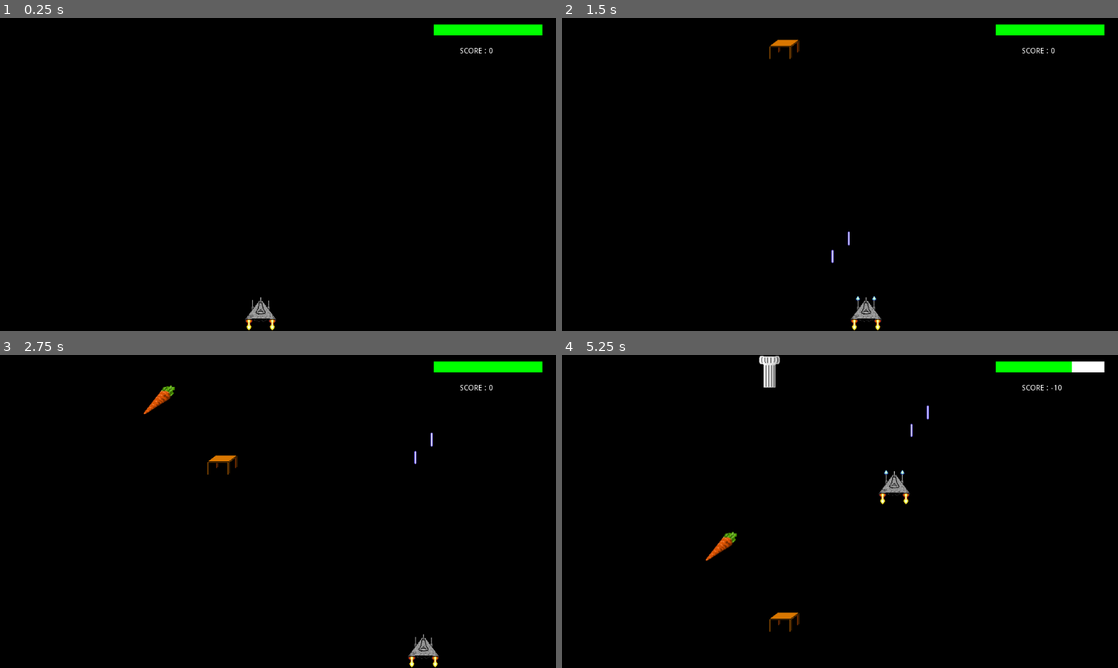
Above: before the commit, frames 1-4 (two rows, left to right).
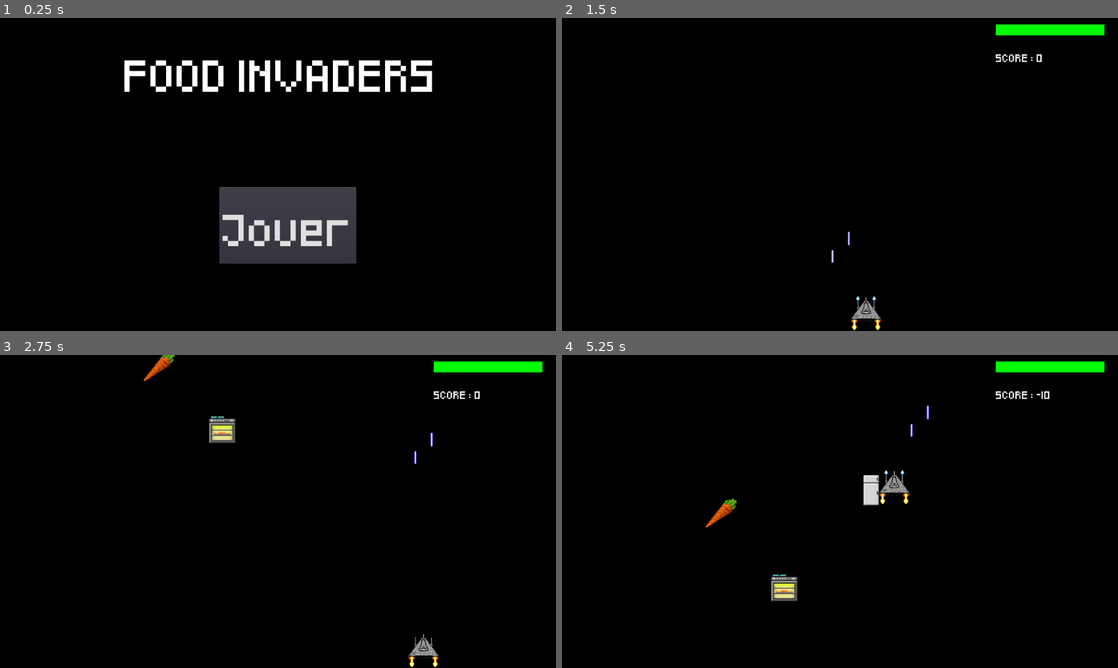
Above: after the commit, the same moments.

Repository: CreaJeu/FoodInvaders
Game: Godot game, scene res://SpaceInvadersLike.tscn
The game is run twice, just before and just after one commit, with the same random seed, the same clock (stepped at 60 frames per second) and the same inputs.
Inputs (mouse positions are in pixels of both pictures, inside the frame that each line leads up to):
- Up to frame 1 (0.25 s): no input
- Up to frame 2 (1.5 s): click (851, 224) at 0.5 s, where only the run after the commit has a clickable "Jouer"; hold Right (ui_right) from 1.28 s (still down); tap Space (custom_fire) at 1.35 s
- Up to frame 3 (2.75 s): release Right (ui_right) at 2.03 s; hold Down (ui_down) from 2.03 s (still down); tap Space (custom_fire) at 2.1 s
- Up to frame 4 (5.25 s): release Down (ui_down) at 2.78 s; hold Right (ui_right) 2.78-3.53 s; tap Space (custom_fire) every 0.75 s from 2.85 to 5.1 s; hold Up (ui_up) 3.53-4.28 s; hold Left (ui_left) from 4.28 s (still down)

The runs differ from the first frame. In frame 1, 9.7% of the frame differs, in the area x 22-98%, y 2-100%; in frame 2, 0.3%; in frame 3, 1.1%; in frame 4, 1.9%.

Commit message:
Add bonus, enemies, start & game over screen

Diff:
--- /dev/null
+++ b/CandyCaneEnemy.tscn
@@ -0,0 +1,21 @@
+[gd_scene load_steps=4 format=2]
+
+[ext_resource path="res://assets/sprites/Mauvaise bouffe/candy_cane.png" type="Texture" id=1]
+[ext_resource path="res://Enemy.gd" type="Script" id=2]
+
+[sub_resource type="RectangleShape2D" id=1]
+extents = Vector2( 25, 25 )
+
+[node name="CandyCaneEnemy" type="Node2D"]
+script = ExtResource( 2 )
+__meta__ = {
+"_edit_group_": true
+}
+
+[node name="Sprite" type="Sprite" parent="."]
+texture = ExtResource( 1 )
+
+[node name="Area2D" type="Area2D" parent="."]
+
+[node name="CollisionShape2D" type="CollisionShape2D" parent="Area2D"]
+shape = SubResource( 1 )
--- /dev/null
+++ b/CandyEnemy.tscn
@@ -0,0 +1,22 @@
+[gd_scene load_steps=4 format=2]
+
+[ext_resource path="res://assets/sprites/Mauvaise bouffe/candy.png" type="Texture" id=1]
+[ext_resource path="res://Enemy.gd" type="Script" id=2]
+
+[sub_resource type="RectangleShape2D" id=1]
+extents = Vector2( 27, 15 )
+
+[node name="CandyEnemy" type="Node2D"]
+script = ExtResource( 2 )
+__meta__ = {
+"_edit_group_": true
+}
+
+[node name="Sprite" type="Sprite" parent="."]
+position = Vector2( 1, 0 )
+texture = ExtResource( 1 )
+
+[node name="Area2D" type="Area2D" parent="."]
+
+[node name="CollisionShape2D" type="CollisionShape2D" parent="Area2D"]
+shape = SubResource( 1 )
--- a/EnemiesPool.gd
+++ b/EnemiesPool.gd
@@ -7,12 +7,18 @@
 
 var EnemyType = [
 	"SodaEnemy",
-	"BurgerEnemy"
+	"BurgerEnemy",
+	"CandyEnemy",
+	"CandyCaneEnemy",
+	"PizzaEnemy",
 ]
 
 var EnemyTypeRarity = {
-	"SodaEnemy": 30,
-	"BurgerEnemy": 70
+	"SodaEnemy": 20,
+	"BurgerEnemy": 20,
+	"CandyEnemy": 20,
+	"CandyCaneEnemy": 20,
+	"PizzaEnemy": 20,
 }
 var total_enemies_rarity = 0
 
@@ -34,10 +40,16 @@
 
 var ObstacleType = [
 	"TableObstacle",
+	"OvenObstacle",
+	"StoneObstacle",
+	"FreezerObstacle",
 ]
 
 var ObstacleTypeRarity = {
-	"TableObstacle": 100,
+	"TableObstacle": 25,
+	"OvenObstacle": 25,
+	"StoneObstacle": 25,
+	"FreezerObstacle": 25,
 }
 
 var total_obstacles_rarity = 0
--- /dev/null
+++ b/FreezerObstacle.tscn
@@ -0,0 +1,21 @@
+[gd_scene load_steps=4 format=2]
+
+[ext_resource path="res://assets/sprites/Obstacle/frigo.png" type="Texture" id=1]
+[ext_resource path="res://Obstacle.gd" type="Script" id=2]
+
+[sub_resource type="RectangleShape2D" id=1]
+extents = Vector2( 15, 28 )
+
+[node name="FreezerObstacle" type="Node2D"]
+script = ExtResource( 2 )
+__meta__ = {
+"_edit_group_": true
+}
+
+[node name="Sprite" type="Sprite" parent="."]
+texture = ExtResource( 1 )
+
+[node name="Area2D" type="Area2D" parent="."]
+
+[node name="CollisionShape2D" type="CollisionShape2D" parent="Area2D"]
+shape = SubResource( 1 )
--- /dev/null
+++ b/GameOver.gd
@@ -0,0 +1,29 @@
+extends Node2D
+
+
+# Called when the node enters the scene tree for the first time.
+func _ready():
+	pass # Replace with function body.
+
+
+
+func _on_MenuButton_pressed():
+	var menu_screen = get_node("/root/GameScene/MenuScreen")
+	var game_over_screen = get_node("/root/GameScene/GameOver")
+	game_over_screen.hide()
+	menu_screen.show()
+
+
+func _on_TryAgainButton_pressed():
+	var game_over_screen = get_node("/root/GameScene/GameOver")
+	game_over_screen.hide()
+	var timer = get_node("/root/GameScene/Timer")
+	var player = get_node("/root/GameScene/Player")
+	var stats = get_node("/root/GameScene/Stats")
+	player.position.x = 480
+	player.position.y = 544
+	stats.life = stats.max_life
+	stats.get_node("LifeBar/CurrentBar").scale.x = 1
+	stats.score = 0
+	stats.get_node("ScoreLabel").text = "SCORE : 0"
+	timer.start()
--- a/GameOver.tscn
+++ b/GameOver.tscn
@@ -1,13 +1,19 @@
-[gd_scene load_steps=4 format=2]
+[gd_scene load_steps=6 format=2]
 
 [ext_resource path="res://assets/sprites/Environnement/game_over.png" type="Texture" id=1]
 [ext_resource path="res://assets/fonts/Pixeled.ttf" type="DynamicFontData" id=2]
+[ext_resource path="res://GameOver.gd" type="Script" id=3]
 
 [sub_resource type="DynamicFont" id=1]
 size = 48
 font_data = ExtResource( 2 )
 
+[sub_resource type="DynamicFont" id=2]
+size = 12
+font_data = ExtResource( 2 )
+
 [node name="GameOver" type="Node2D"]
+script = ExtResource( 3 )
 
 [node name="TextureRect" type="TextureRect" parent="."]
 margin_right = 40.0
@@ -27,3 +33,28 @@
 __meta__ = {
 "_edit_use_anchors_": false
 }
+
+[node name="MenuButton" type="Button" parent="."]
+margin_left = 288.0
+margin_top = 530.0
+margin_right = 468.0
+margin_bottom = 571.0
+custom_fonts/font = SubResource( 2 )
+text = "Retour au menu"
+__meta__ = {
+"_edit_use_anchors_": false
+}
+
+[node name="TryAgainButton" type="Button" parent="."]
+margin_left = 514.0
+margin_top = 530.0
+margin_right = 694.0
+margin_bottom = 571.0
+custom_fonts/font = SubResource( 2 )
+text = "Ré-éssayer"
+__meta__ = {
+"_edit_use_anchors_": false
+}
+
+[connection signal="pressed" from="MenuButton" to="." method="_on_MenuButton_pressed"]
+[connection signal="pressed" from="TryAgainButton" to="." method="_on_TryAgainButton_pressed"]
--- /dev/null
+++ b/MenuScreen.gd
@@ -0,0 +1,31 @@
+extends Node2D
+
+
+# Declare member variables here. Examples:
+# var a = 2
+# var b = "text"
+
+
+# Called when the node enters the scene tree for the first time.
+func _ready():
+	pass # Replace with function body.
+
+
+# Called every frame. 'delta' is the elapsed time since the previous frame.
+#func _process(delta):
+#	pass
+
+
+func _on_PlayButton_pressed():
+	var menu_screen = get_node("/root/GameScene/MenuScreen")
+	menu_screen.hide()
+	var timer = get_node("/root/GameScene/Timer")
+	var player = get_node("/root/GameScene/Player")
+	var stats = get_node("/root/GameScene/Stats")
+	player.position.x = 480
+	player.position.y = 544
+	stats.life = stats.max_life
+	stats.get_node("LifeBar/CurrentBar").scale.x = 1
+	stats.score = 0
+	stats.get_node("ScoreLabel").text = "SCORE : 0"
+	timer.start()
--- /dev/null
+++ b/MenuScreen.tscn
@@ -0,0 +1,48 @@
+[gd_scene load_steps=6 format=2]
+
+[ext_resource path="res://assets/fonts/Pixeled.ttf" type="DynamicFontData" id=1]
+[ext_resource path="res://MenuScreen.gd" type="Script" id=2]
+[ext_resource path="res://assets/sprites/Environnement/bg_black.png" type="Texture" id=3]
+
+[sub_resource type="DynamicFont" id=1]
+size = 48
+font_data = ExtResource( 1 )
+
+[sub_resource type="DynamicFont" id=2]
+size = 48
+font_data = ExtResource( 1 )
+
+[node name="MenuScreen" type="Node2D"]
+script = ExtResource( 2 )
+
+[node name="TextureRect" type="TextureRect" parent="."]
+margin_right = 1024.0
+margin_bottom = 576.0
+texture = ExtResource( 3 )
+__meta__ = {
+"_edit_use_anchors_": false
+}
+
+[node name="Title" type="Label" parent="."]
+margin_left = 229.0
+margin_top = 30.0
+margin_right = 805.0
+margin_bottom = 165.0
+custom_fonts/font = SubResource( 1 )
+text = "FOOD INVADERS"
+__meta__ = {
+"_edit_use_anchors_": false
+}
+
+[node name="PlayButton" type="Button" parent="."]
+margin_left = 404.0
+margin_top = 311.0
+margin_right = 656.0
+margin_bottom = 452.0
+custom_fonts/font = SubResource( 2 )
+text = "Jouer"
+__meta__ = {
+"_edit_use_anchors_": false
+}
+
+[connection signal="pressed" from="PlayButton" to="." method="_on_PlayButton_pressed"]
--- /dev/null
+++ b/OvenObstacle.tscn
@@ -0,0 +1,21 @@
+[gd_scene load_steps=4 format=2]
+
+[ext_resource path="res://assets/sprites/Obstacle/four.png" type="Texture" id=1]
+[ext_resource path="res://Obstacle.gd" type="Script" id=2]
+
+[sub_resource type="RectangleShape2D" id=1]
+extents = Vector2( 25, 25 )
+
+[node name="OvenObstacle" type="Node2D"]
+script = ExtResource( 2 )
+__meta__ = {
+"_edit_group_": true
+}
+
+[node name="Sprite" type="Sprite" parent="."]
+texture = ExtResource( 1 )
+
+[node name="Area2D" type="Area2D" parent="."]
+
+[node name="CollisionShape2D" type="CollisionShape2D" parent="Area2D"]
+shape = SubResource( 1 )
--- /dev/null
+++ b/PizzaEnemy.tscn
@@ -0,0 +1,21 @@
+[gd_scene load_steps=4 format=2]
+
+[ext_resource path="res://assets/sprites/Mauvaise bouffe/pizza.png" type="Texture" id=1]
+[ext_resource path="res://Enemy.gd" type="Script" id=2]
+
+[sub_resource type="RectangleShape2D" id=1]
+extents = Vector2( 28, 28 )
+
+[node name="PizzaEnemy" type="Node2D"]
+script = ExtResource( 2 )
+__meta__ = {
+"_edit_group_": true
+}
+
+[node name="Sprite" type="Sprite" parent="."]
+texture = ExtResource( 1 )
+
+[node name="Area2D" type="Area2D" parent="."]
+
+[node name="CollisionShape2D" type="CollisionShape2D" parent="Area2D"]
+shape = SubResource( 1 )
--- a/SpaceInvadersLike.tscn
+++ b/SpaceInvadersLike.tscn
@@ -13,6 +13,8 @@
 [ext_resource path="res://assets/sprites/Vaisseau/vaisseau/starship_firing_left.png" type="Texture" id=11]
 [ext_resource path="res://Sky.gd" type="Script" id=12]
 [ext_resource path="res://GameOver.tscn" type="PackedScene" id=13]
+[ext_resource path="res://MenuScreen.tscn" type="PackedScene" id=14]
+[ext_resource path="res://assets/fonts/Pixeled.ttf" type="DynamicFontData" id=15]
 
 [sub_resource type="SegmentShape2D" id=3]
 b = Vector2( 1024, 0 )
@@ -38,10 +40,13 @@
 [sub_resource type="RectangleShape2D" id=2]
 extents = Vector2( 32, 32 )
 
+[sub_resource type="DynamicFont" id=5]
+size = 12
+font_data = ExtResource( 15 )
+
 [node name="GameScene" type="Node2D"]
 
 [node name="Timer" type="Timer" parent="."]
-autostart = true
 
 [node name="Sky" type="Area2D" parent="."]
 position = Vector2( 1, -100 )
@@ -88,16 +93,16 @@
 [node name="Stats" type="Node2D" parent="."]
 script = ExtResource( 7 )
 
-[node name="ScoreLabel" type="RichTextLabel" parent="Stats"]
+[node name="ScoreLabel" type="Label" parent="Stats"]
 anchor_right = 0.5
-margin_left = 847.0
+margin_left = 799.0
 margin_top = 54.0
 margin_right = 1018.0
-margin_bottom = 79.0
-tab_size = 14
+margin_bottom = 100.0
+custom_fonts/font = SubResource( 5 )
 text = "SCORE : 0"
 __meta__ = {
-"_edit_use_anchors_": true
+"_edit_use_anchors_": false
 }
 
 [node name="LifeBar" type="Node2D" parent="Stats"]
@@ -115,6 +120,9 @@
 visible = false
 z_index = 4096
 
+[node name="MenuScreen" parent="." instance=ExtResource( 14 )]
+z_index = 4096
+
 [connection signal="timeout" from="Timer" to="EnemiesPool" method="_on_Timer_timeout"]
 [connection signal="area_entered" from="Sky" to="Sky" method="_on_Sky_area_entered"]
 [connection signal="area_entered" from="Floor/FloorArea" to="Floor" method="_on_FloorArea_area_entered"]
--- /dev/null
+++ b/StoneObstacle.tscn
@@ -0,0 +1,21 @@
+[gd_scene load_steps=4 format=2]
+
+[ext_resource path="res://assets/sprites/Obstacle/rocher.png" type="Texture" id=1]
+[ext_resource path="res://Obstacle.gd" type="Script" id=2]
+
+[sub_resource type="RectangleShape2D" id=1]
+extents = Vector2( 26, 26 )
+
+[node name="StoneObstacle" type="Node2D"]
+script = ExtResource( 2 )
+__meta__ = {
+"_edit_group_": true
+}
+
+[node name="Sprite" type="Sprite" parent="."]
+texture = ExtResource( 1 )
+
+[node name="Area2D" type="Area2D" parent="."]
+
+[node name="CollisionShape2D" type="CollisionShape2D" parent="Area2D"]
+shape = SubResource( 1 )
Not shown: 1 places in SpaceInvadersLike.tscn that only renumber resources
Binary file added: assets/sprites/Bonus_Malus/star.png
Not shown, added: assets/sprites/Bonus_Malus/star.png.import
Binary file added: assets/sprites/Environnement/bg_black.png
Not shown, added: assets/sprites/Environnement/bg_black.png.import
Binary file added: assets/sprites/Mauvaise bouffe/candy.png
Not shown, added: assets/sprites/Mauvaise bouffe/candy.png.import
Binary file added: assets/sprites/Mauvaise bouffe/candy_cane.png
Not shown, added: assets/sprites/Mauvaise bouffe/candy_cane.png.import
Binary file added: assets/sprites/Mauvaise bouffe/pizza.png
Not shown, added: assets/sprites/Mauvaise bouffe/pizza.png.import
